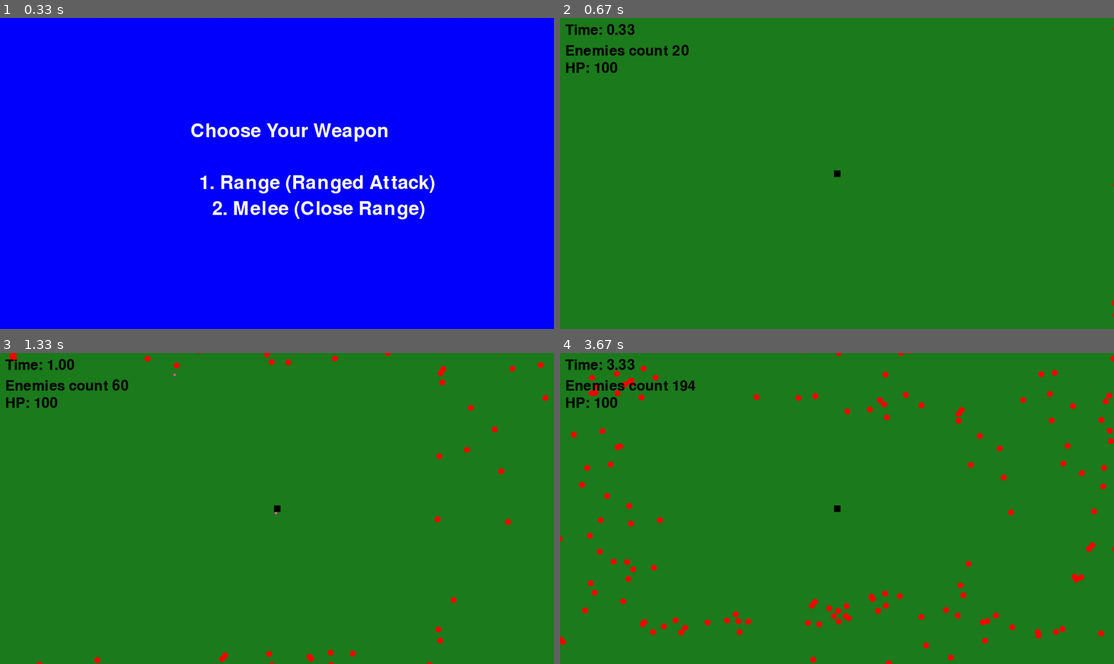
Above: before the commit, frames 1-4 (two rows, left to right).
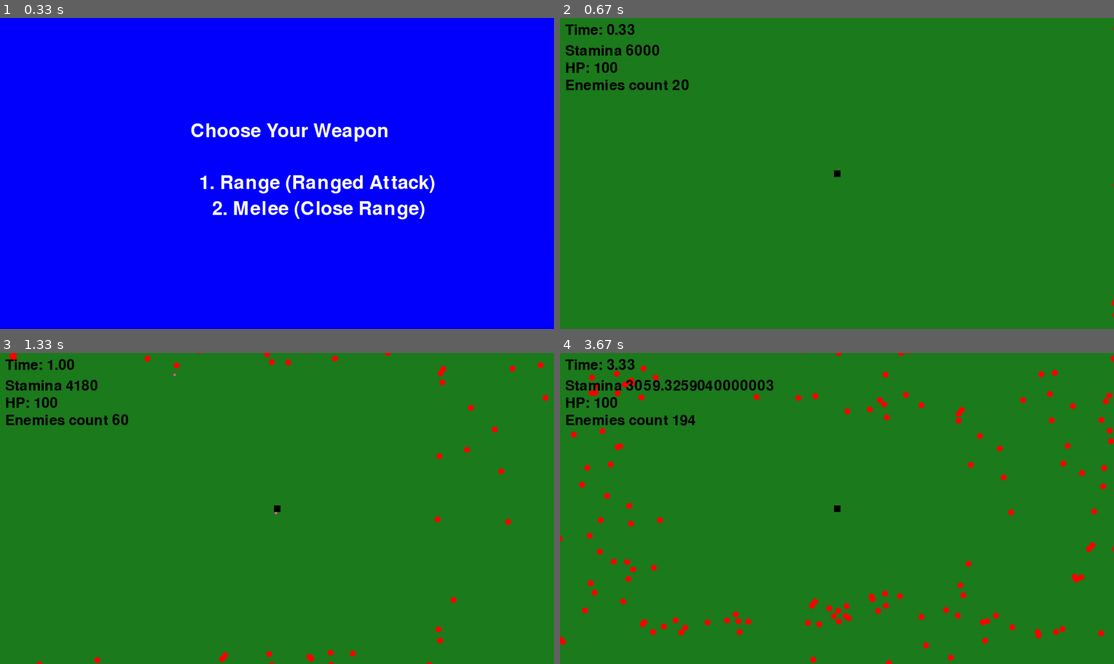
Above: after the commit, the same moments.

Repository: JairusCollantes/square-pygame
Game: pygame game, started from game.py
Same seed, same stepped clock (60 frames per second), same inputs: the game is played once before the commit and once after it.
Inputs:
- Up to frame 1 (0.33 s): no input
- Up to frame 2 (0.67 s): tap 1 at 0.33 s
- Up to frame 3 (1.33 s): hold Shift 0.67-1.13 s; hold D 0.67-1.13 s; hold D from 1.17 s (still down); tap Shift at 1.23 s
- Up to frame 4 (3.67 s): tap Shift at 1.53, 1.73, 2.07, 2.37, 2.57, 2.87, 3.13, 3.47 s; release D at 1.63 s; hold W 1.67-1.97 s; hold D 2-2.47 s; hold A 2.5-3.03 s; hold S 3.07-3.37 s; hold A from 3.4 s (still down)

Frame 1 is identical in both runs. In frame 2, 0.8% of the frame differs, in the area x 1-24%, y 8-24%; in frame 3, 0.7%; in frame 4, 1.1%, in the area x 1-39%, y 8-24%.

Commit message:
stamina  mina eh eh

Diff:
--- a/game.py
+++ b/game.py
@@ -11,6 +11,7 @@
 yellow = (255, 255, 0)
 pink = (255, 87, 183)
 speed = 3
+stamina = 6000
 
 pygame.init()
 screen = pygame.display.set_mode((W, H))
@@ -194,7 +195,8 @@
     font = pygame.font.SysFont(None, 48)
     screen.blit(font.render(f"Time: {(time/60):.2f}", True, black), (12,12))
     screen.blit(font.render(f"HP: {player.hp}", True, black), (12,100))
-    screen.blit(font.render(f'Enemies count {len(enemies)}', True, black), (12, 60))
+    screen.blit(font.render(f'Stamina {stamina}', True, black), (12, 60))
+    screen.blit(font.render(f'Enemies count {len(enemies)}', True, black), (12, 140))
 
 # ------------------- MAIN LOOP -------------------
 
@@ -242,10 +244,18 @@
             if not bullet.update():
                 bullets.remove(bullet)
 
-        if keys[pygame.K_LSHIFT]:
+        if keys[pygame.K_LSHIFT] and stamina > 60:
             speed = 7
+            stamina -= 60
         else:
             speed = 3
+
+        if stamina < 3000:
+            stamina *= 1.02
+        if stamina > 3000 and stamina < 6000:
+            stamina += 1
+        if stamina < 0:
+            stamina = 1
 
         collision()
         ui()
